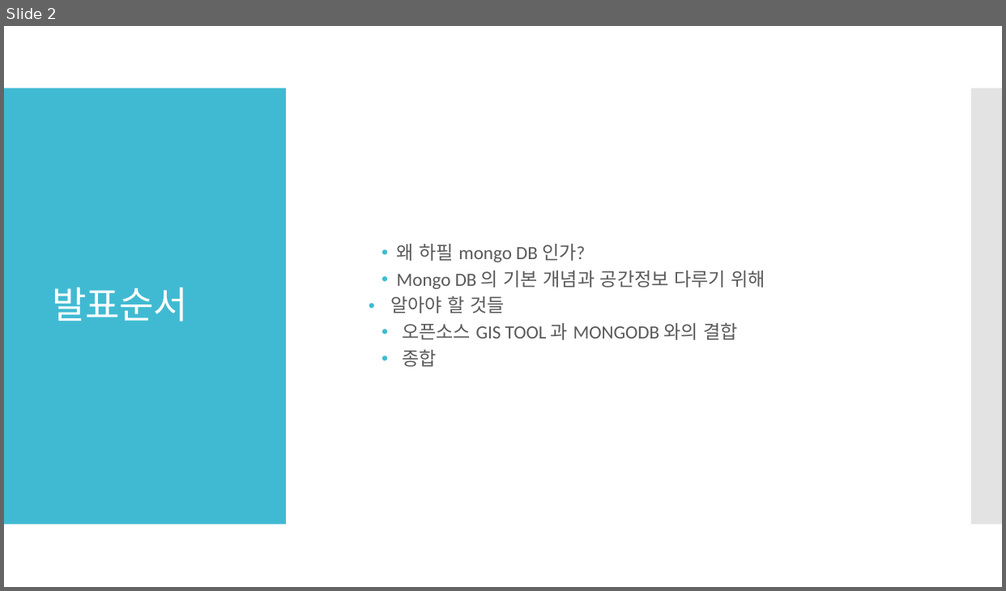
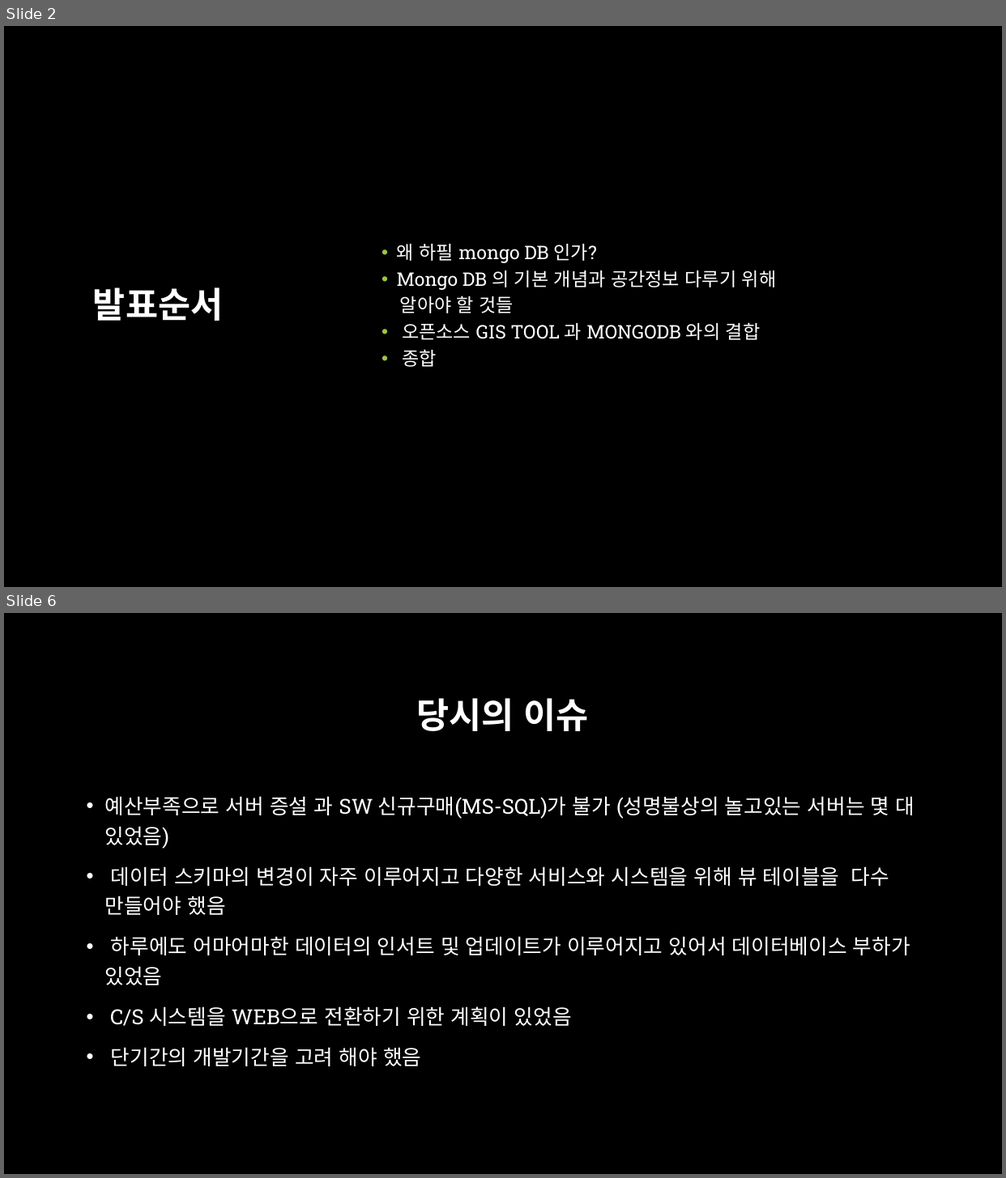
Before and after one commit to aliasgis/OSGEO, a slide deck: Mongodb 와 공간정보.pptx. Shown one above the other, each under a label of ours: slide 2 before the commit, slides 2 and 6 after it; the slides between them are not shown. The pictures are 1006x591 and 1006x1178 pixels, drawn with LibreOffice and Linux fonts; fonts in the diff are those of the drawing; background and template pictures are left out. Boxes give left, top, right and bottom in pixels: in the first picture for what was removed or moved away, otherwise in the second. Text is boxed around its words. In the diff, an @@ line names an element or a change of style, - is before the commit and + after.

```diff
--- a/Mongodb 와 공간정보.pptx
+++ b/Mongodb 와 공간정보.pptx
@@ slide 6 added at [4, 613, 1002, 1174], background picture (left out) @@
@@ title added at [416, 698, 589, 731], 34 pt, text #FFFFFF, bold @@
+당시의 이슈
@@ text added at [105, 796, 915, 1067], 20 pt, text #FFFFFF @@
+• 예산부족으로 서버 증설 과 SW 신규구매(MS-SQL)가 불가 (성명불상의 놀고있는 서버는 몇 대 있었음)
+• 데이터 스키마의 변경이 자주 이루어지고 다양한 서비스와 시스템을 위해 뷰 테이블을 다수 만들어야 했음
+• 하루에도 어마어마한 데이터의 인서트 및 업데이트가 이루어지고 있어서 데이터베이스 부하가 있었음
+• C/S 시스템을 WEB으로 전환하기 위한 계획이 있었음
+• 단기간의 개발기간을 고려 해야 했음
@@ slide 2 changed as well @@
@@ background #FFFFFF to #000000 @@
@@ rectangle removed at [4, 88, 286, 525] @@
@@ rectangle removed at [971, 88, 1002, 525] @@
@@ title "발표순서" at [93, 288, 223, 321]: size 36 to 34 pt, font Calibri to Roboto Slab, letter spacing -0.6 to 0 pt, bold on; alignment left to centre @@
@@ text "왜 하필 mongo DB 인가?" at [397, 244, 777, 367]: font Calibri to Roboto Slab, text colour #595959 to #FFFFFF; bullet colour #40BAD2 to #9EC544; bullet • to none @@
```
Also in this commit, not shown: 3 other slides changed, 4 other slides added.
